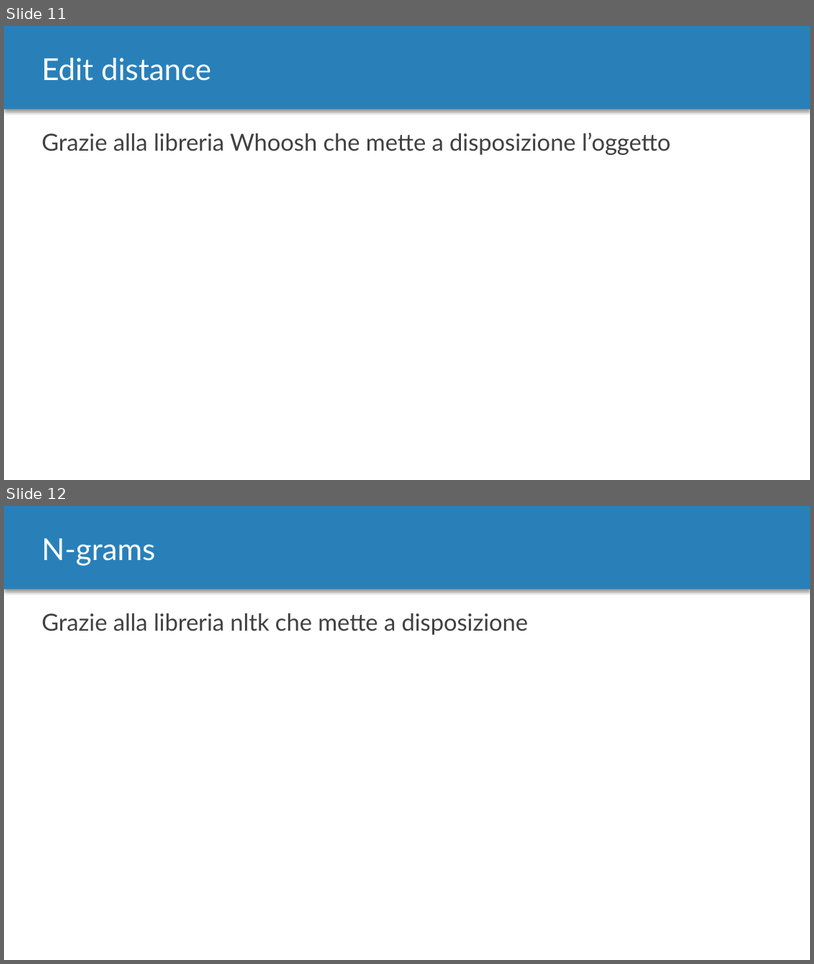
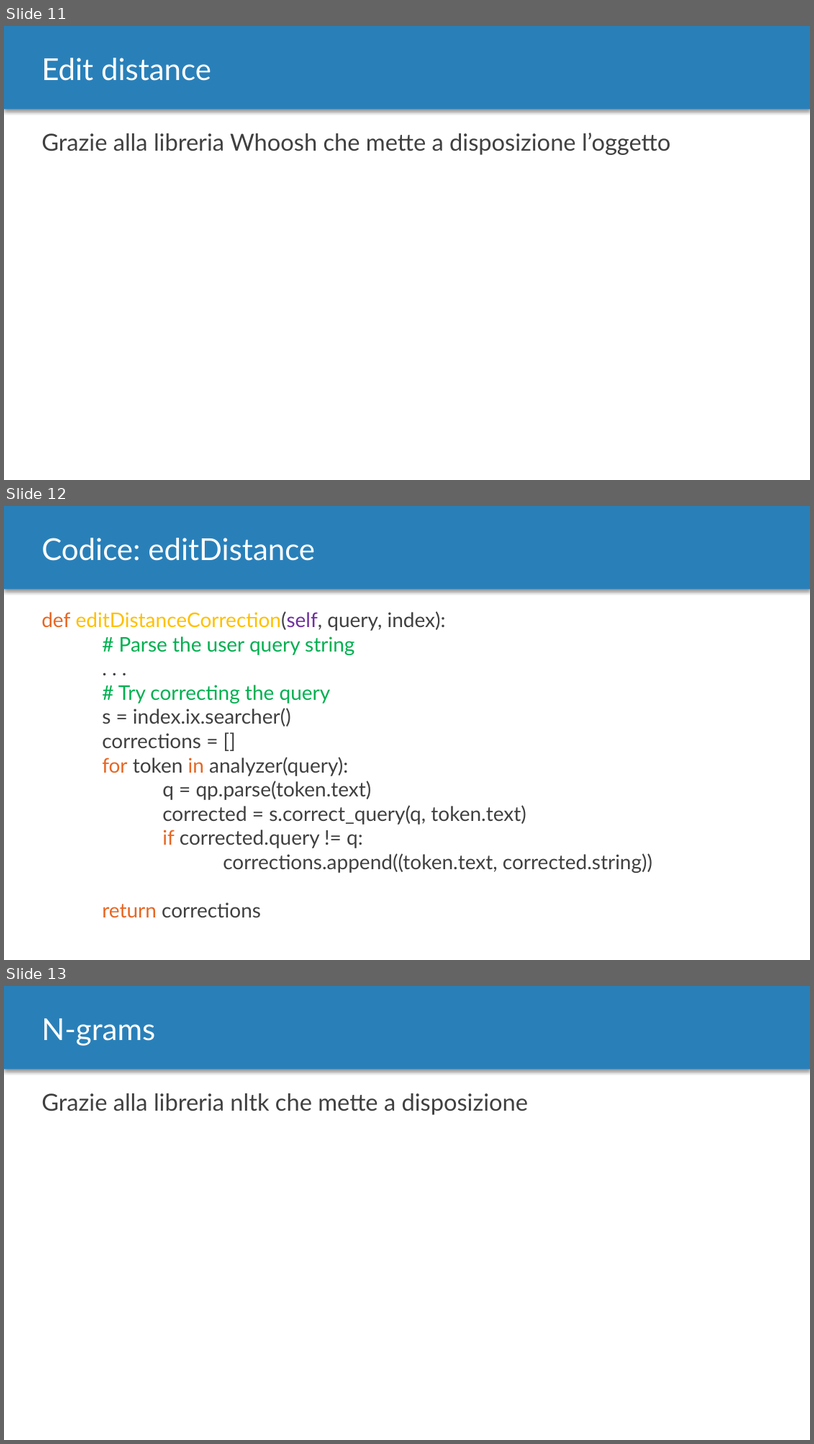
Before and after one commit to MurgoloMichele/GAvI, a slide deck: doc/Progetto.pptx. Shown one above the other, each under a label of ours: slides 11 and 12 before the commit, slides 11, 12 and 13 after it. The pictures are 814x964 and 814x1444 pixels, drawn with LibreOffice and Linux fonts; fonts in the diff are those of the drawing. Boxes give left, top, right and bottom in pixels: in the first picture for what was removed or moved away, otherwise in the second. Text is boxed around its words. In the diff, an @@ line names an element or a change of style, - is before the commit and + after.

```diff
--- a/doc/Progetto.pptx
+++ b/doc/Progetto.pptx
@@ slide 12 added at [4,506,810,960], background #FFFFFF; not listed: 1 template element that a slide beside it also shows @@
@@ text added at [41,538,315,561], 36 pt, text #FFFFFF @@
+Codice: editDistance
@@ text added at [41,611,653,917], 24 pt, text #404040 @@
+def editDistanceCorrection(self, query, index):
+# Parse the user query string
+. . .
+# Try correcting the query
+s = index.ix.searcher()
+corrections = []
+for token in analyzer(query):
+q = qp.parse(token.text)
+corrected = s.correct_query(q, token.text)
+if corrected.query != q:
+corrections.append((token.text, corrected.string))
+return corrections
@@ what was slide 12 is now slide 13 @@
```
Also in this commit, not shown: 2 slides changed, 3 other slides added.
